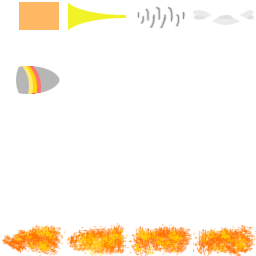
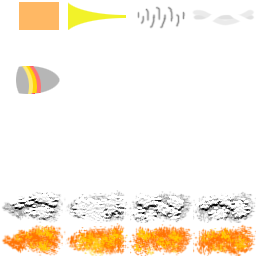
Revision of a layered 256 x 256 image; what changed, layer by layer:
added layer "SaltBullet" above "Flames" over [1, 190, 256, 223]
